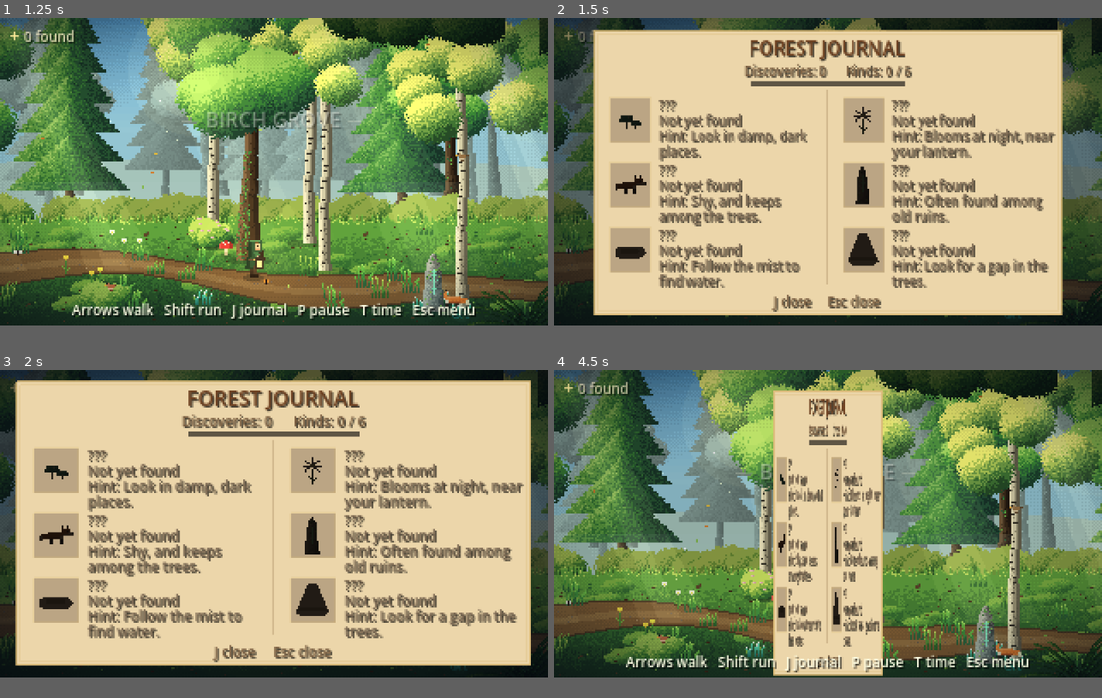
Above: before the commit, frames 1-4 (two rows, left to right).
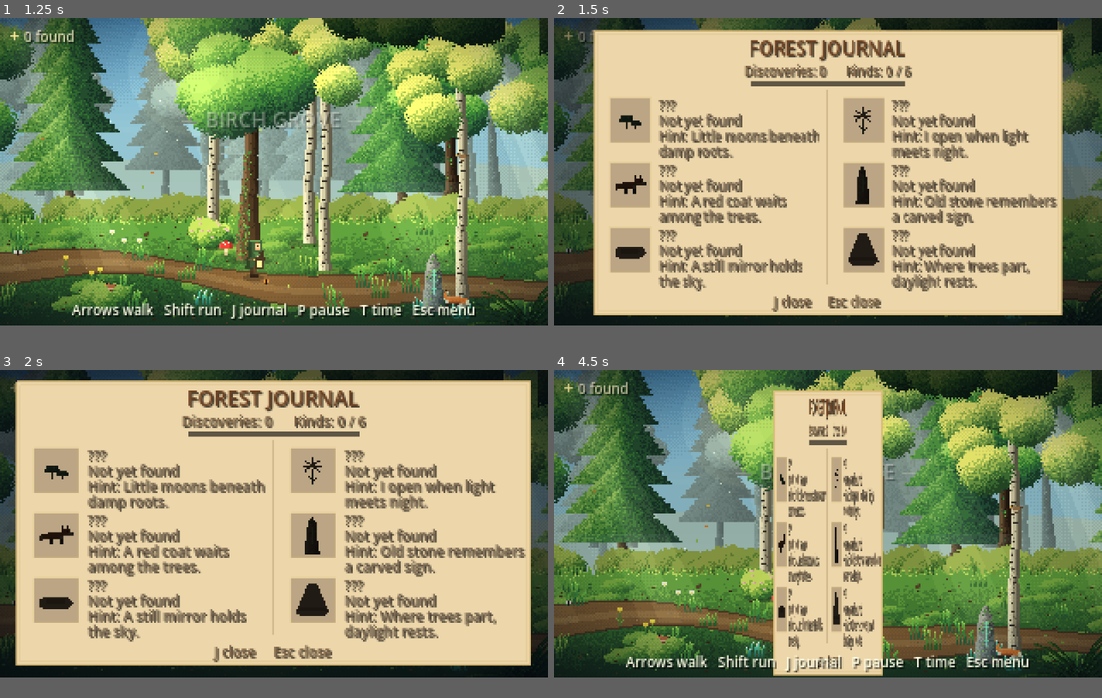
Above: after the commit, the same moments.

Repository: pixel-clover/small-games-godot
Game: Godot game, scene res://menu/menu.tscn
Same seed, same stepped clock (60 frames per second), same inputs: the game is played once before the commit and once after it.
Inputs:
- Up to frame 1 (1.25 s): click "Forest Walk Discovered: 0" at 0.5 s
- Up to frame 2 (1.5 s): tap Enter (ui_accept) at 1.25 s; hold Right (ui_right) from 1.28 s (still down); hold J from 1.28 s (still down)
- Up to frame 3 (2 s): keep holding Right (ui_right); keep holding J; tap Enter (ui_accept) at 1.52 s
- Up to frame 4 (4.5 s): tap Enter (ui_accept) at 2, 2.27, 2.75, 3.5, 3.77, 4.25 s; release Right (ui_right) at 2.03 s; release J at 2.03 s; hold Down (ui_down) 2.03-2.78 s; tap P at 2.1 s; hold Right (ui_right) 2.78-3.53 s; hold T 2.78-3.53 s; hold Up (ui_up) 3.53-4.28 s; tap Shift at 3.6 s; hold Left (ui_left) from 4.28 s (still down); hold J from 4.28 s (still down)

Frame 1 is identical in both runs. In frame 2, 4.8% of the frame differs, in the area x 19-92%, y 33-84%; in frame 3, 5.3%, in the area x 16-96%, y 33-83%; in frame 4, 1.1%.

Commit message:
Improve the test workflow

Diff:
--- a/games/forest/forest_world.gd
+++ b/games/forest/forest_world.gd
@@ -16,17 +16,17 @@
 # Things the player can discover (shown in the journal in this order).
 const TYPES := [
     {"id": "glowmush", "name": "Glowcap", "text": "Tiny lamps that sip the moonlight.",
-        "hint": "Look in damp, dark places."},
+        "hint": "Little moons beneath damp roots."},
     {"id": "moonbloom", "name": "Moonbloom", "text": "Opens its petals for lantern light at night.",
-        "hint": "Blooms at night, near your lantern."},
+        "hint": "I open when light meets night."},
     {"id": "fox", "name": "Red Fox", "text": "Watches quietly, then trots away.",
-        "hint": "Shy, and keeps among the trees."},
+        "hint": "A red coat waits among the trees."},
     {"id": "shrine", "name": "Standing Stone", "text": "Someone carved a rune here long ago.",
-        "hint": "Often found among old ruins."},
+        "hint": "Old stone remembers a carved sign."},
     {"id": "pond", "name": "Still Pond", "text": "Holds the sky, and every ripple.",
-        "hint": "Follow the mist to find water."},
+        "hint": "A still mirror holds the sky."},
     {"id": "glade", "name": "Hidden Glade", "text": "An open gap where the light pools gently.",
-        "hint": "Look for a gap in the trees."},
+        "hint": "Where trees part, daylight rests."},
 ]
 
 # Biomes along the x axis.
@@ -196,6 +196,7 @@
 var audio_from := PackedFloat32Array([1.0, 0.0, 0.0, 0.0, 0.0])
 var audio_fade := 3.0
 var landmark_player: AudioStreamPlayer2D
+var landmark_pos := Vector2.ZERO
 var breadcrumb_timer := 0.0
 var cricket_player: AudioStreamPlayer
 var bird_timer := 4.0
@@ -516,6 +517,8 @@
 
 
 func _update_breadcrumbs(delta: float) -> void:
+    if landmark_player.playing:
+        landmark_player.position = Vector2(VW / 2.0, VH / 2.0) + landmark_pos - player_pos
     breadcrumb_timer -= delta
     if breadcrumb_timer > 0.0 or landmark_player.playing:
         return
@@ -532,9 +535,8 @@
     if nearest.is_empty():
         return
     # Center the virtual listener on the wanderer while preserving left/right cues.
-    landmark_player.position = (
-        Vector2(VW / 2.0, VH / 2.0) + Vector2(float(nearest["x"]), float(nearest["y"])) - player_pos
-    )
+    landmark_pos = Vector2(float(nearest["x"]), float(nearest["y"]))
+    landmark_player.position = Vector2(VW / 2.0, VH / 2.0) + landmark_pos - player_pos
     landmark_player.stream = snd[str(nearest["kind"]) + "_cue"]
     landmark_player.volume_db = -24.0
     landmark_player.play()
--- a/games/snake/snake.gd
+++ b/games/snake/snake.gd
@@ -376,7 +376,7 @@
 
 
 func _reward_near_miss() -> void:
-    if near_rewarded:
+    if near_rewarded or game_over:
         return
     var head := snake[0]
     var hazards: Array[Vector2i] = rocks.duplicate()
--- a/tests/gameplay_test.gd
+++ b/tests/gameplay_test.gd
@@ -223,6 +223,37 @@
     _check(forest._terrain() == 0, "Path footsteps must use the dirt sound.")
     forest.player_pos.y += 12.0
     _check(forest._terrain() == 1, "Off-path footsteps must use the grass sound.")
+    forest.snd = {
+        "shrine_cue": Sfx.build([[1047, 1047, 0.05, "sine", 0.1]]),
+        "pond_cue": Sfx.build([[200, 100, 0.05, "sine", 0.1]]),
+    }
+    forest.vis_special = [
+        {
+            "id": "cue_shrine",
+            "kind": "shrine",
+            "x": forest.player_pos.x + 80.0,
+            "y": forest.player_pos.y
+        }
+    ]
+    forest.breadcrumb_timer = 0.0
+    forest._update_breadcrumbs(0.1)
+    _check(
+        (
+            forest.landmark_player.stream == forest.snd["shrine_cue"]
+            and forest.landmark_player.position.x > 160.0
+        ),
+        "Undiscovered landmarks must play spatial cues toward the object."
+    )
+    forest.landmark_player.stop()
+    forest.landmark_player.stream = null
+    forest.found_ids["cue_shrine"] = true
+    forest.breadcrumb_timer = 0.0
+    forest._update_breadcrumbs(0.1)
+    _check(
+        forest.landmark_player.stream == null,
+        "Discovered landmarks must stop offering audio breadcrumbs."
+    )
+    forest.snd.clear()
     forest.audio_from = PackedFloat32Array([1, 0, 0, 0, 0])
     forest.cur_biome = 1
     forest.audio_fade = 0.0
@@ -256,6 +287,12 @@
     for i in 180:
         forest._update_lantern(1.0 / 60.0)
     _check(forest.lantern_offset.length() < 0.01, "The lantern spring must settle after stopping.")
+    forest.vel.x = 38.0
+    forest._update_lantern(0.1)
+    _check(
+        forest.lantern_offset.x < 0.0,
+        "The lantern must lag behind the wanderer when movement starts."
+    )
     forest.moving = true
     forest.fuel = 1.0
     forest._update_ui(1.0)
Not shown, changed: .github/workflows/tests.yml
Not shown, changed: .gitignore
